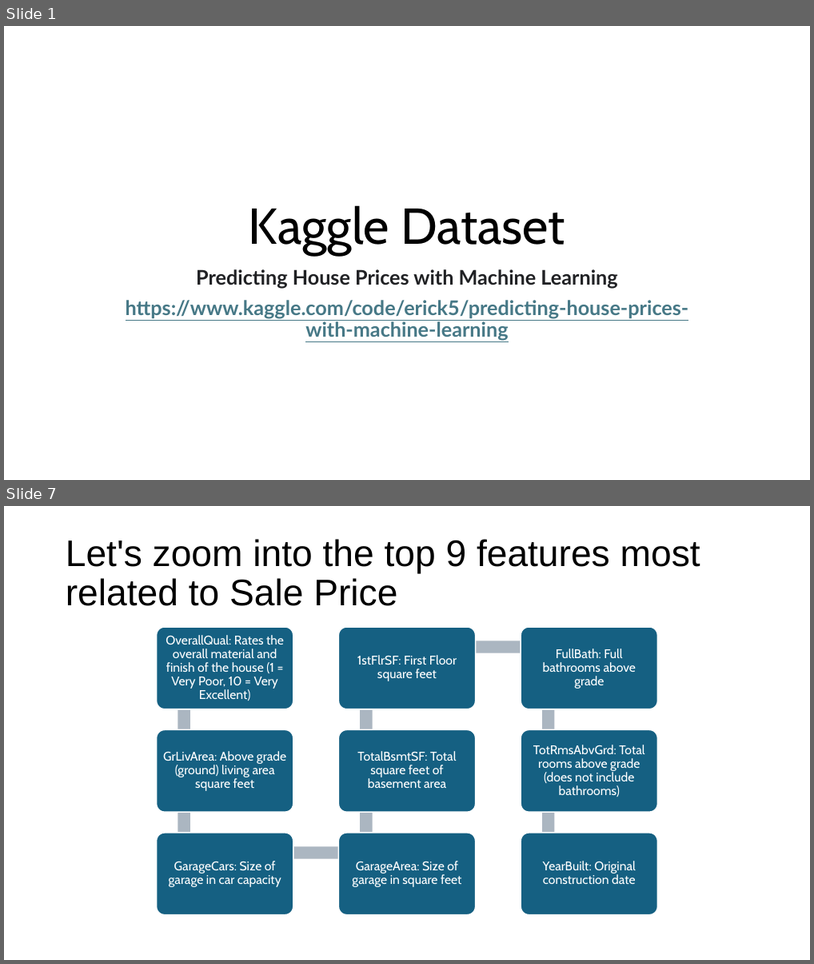
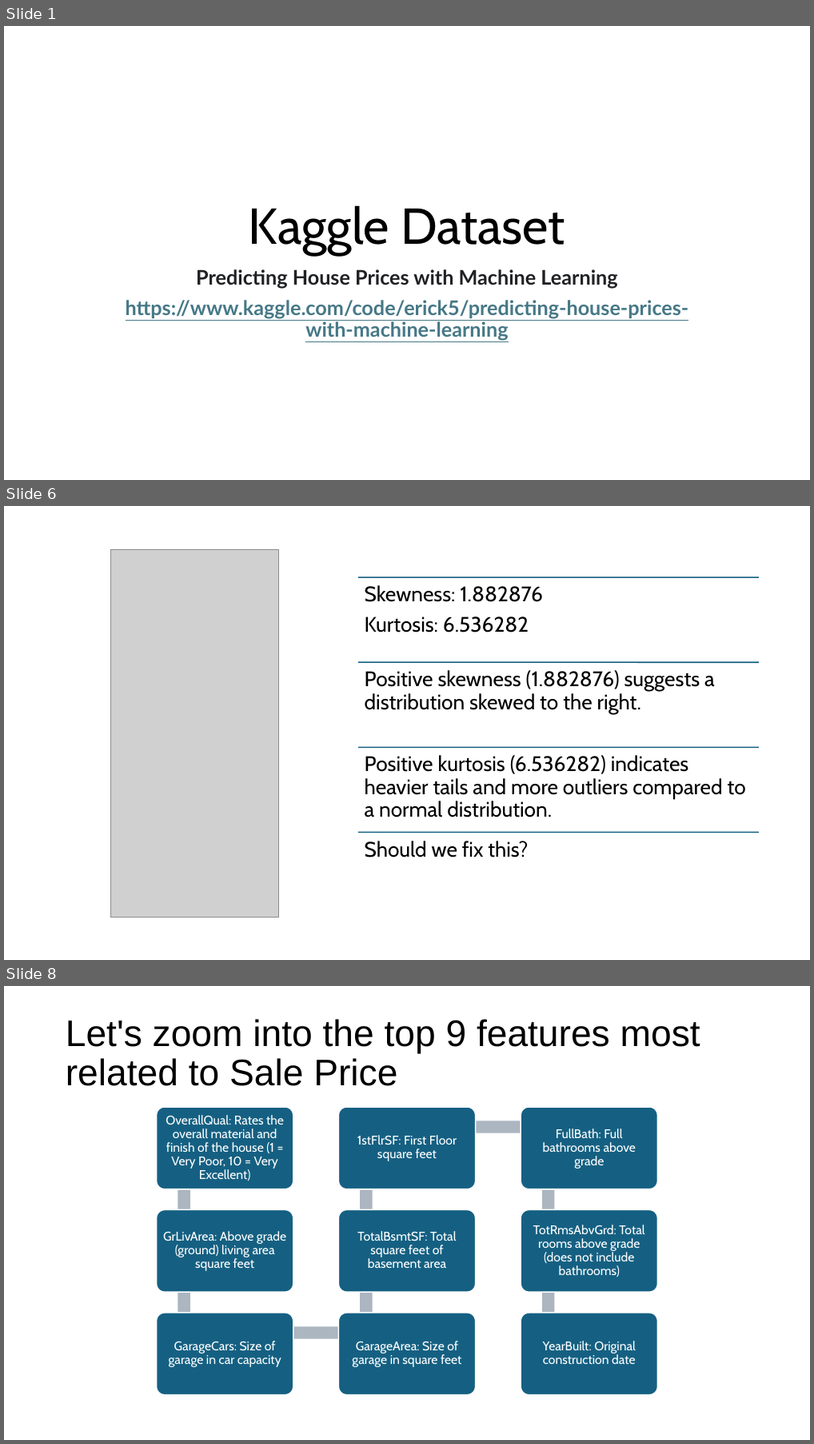
Before and after one commit to AnsarMuhammadAt10Pearls/Intro_To_AI_Course, a slide deck: _week4_Kaggle Dataset-predicting house prices.pptx. Shown one above the other, each under a label of ours: slides 1 and 7 before the commit, slides 1, 6 and 8 after it; the slides between them are not shown. The pictures are 814x964 and 814x1444 pixels, drawn with LibreOffice and Linux fonts; fonts in the diff are those of the drawing; grey boxes stand for pictures. Boxes give left, top, right and bottom in pixels: in the first picture for what was removed or moved away, otherwise in the second. Text is boxed around its words. In the diff, an @@ line names an element or a change of style, - is before the commit and + after.

```diff
--- a/_week4_Kaggle Dataset-predicting house prices.pptx
+++ b/_week4_Kaggle Dataset-predicting house prices.pptx
@@ slide 6 added at (4, 506, 810, 960), background #FFFFFF @@
@@ picture added at (110, 549, 278, 916) @@
@@ group added at (358, 577, 759, 857): 4 lines, 4 texts @@
+Skewness: 1.882876
+Kurtosis: 6.536282
+Positive skewness (1.882876) suggests a distribution skewed to the right.
+Positive kurtosis (6.536282) indicates heavier tails and more outliers compared to a normal distribution.
+Should we fix this?
@@ what was slide 7 is now slide 8 @@
```
Also in this commit, not shown: 9 slides changed, 2 other slides added, 2 slides removed.
